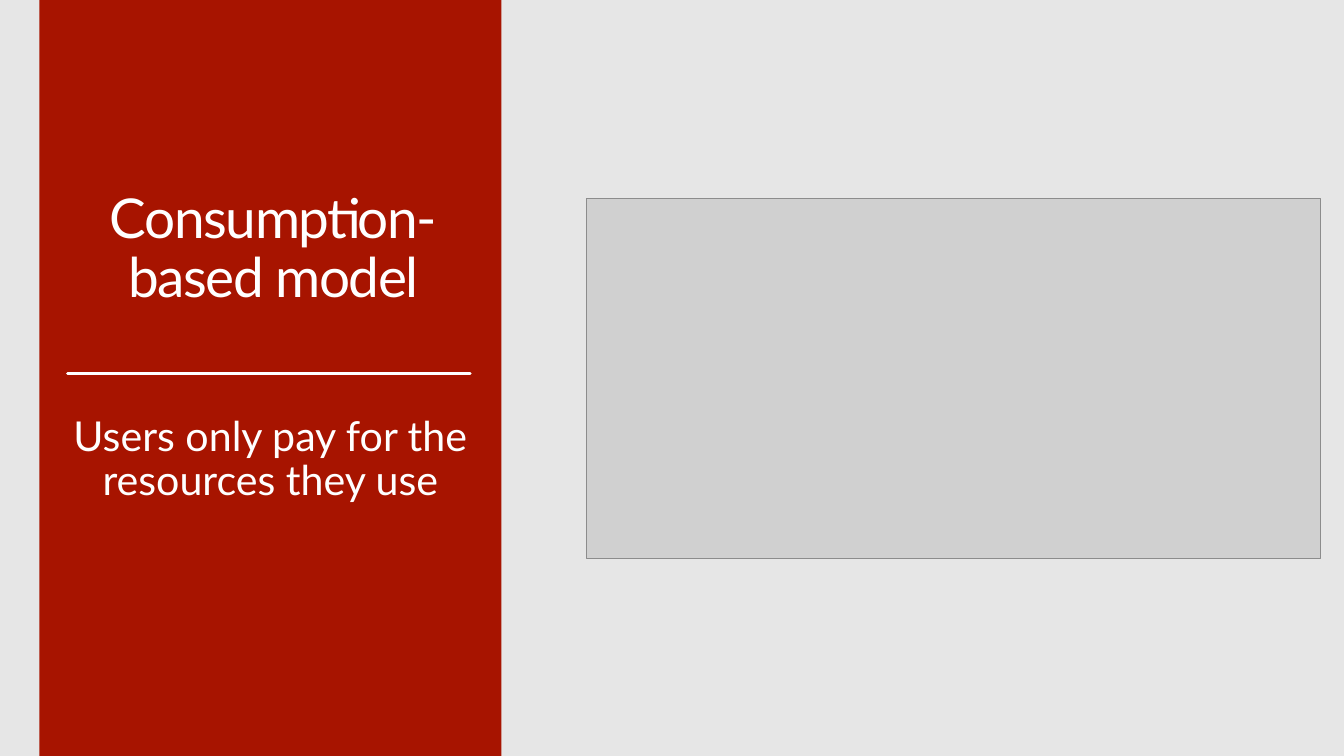
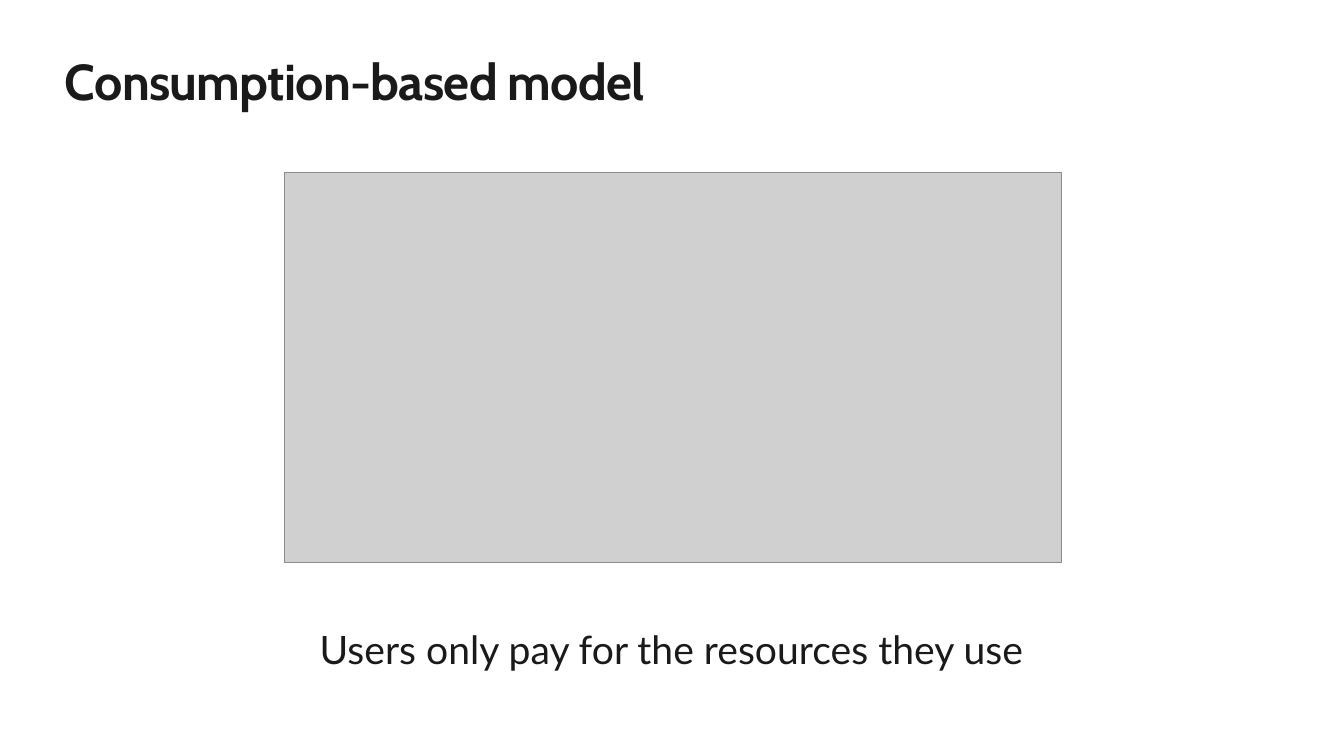
Before and after one commit to CSA-OCP-GER/azure-fundamentals-v2, a slide deck: slide 9 of 1_cloudconcepts/1_cloudconcept.pptx (slide 10 before the commit). Drawn at 1344x756 pixels with LibreOffice and Linux fonts; fonts in the diff are those of the drawing; grey boxes stand for pictures; background and template pictures are left out. Boxes give left, top, right and bottom in pixels: in the first picture for what was removed or moved away, otherwise in the second. Text is boxed around its words. In the diff, an @@ line names an element or a change of style, - is before the commit and + after.

```diff
--- a/1_cloudconcepts/1_cloudconcept.pptx
+++ b/1_cloudconcepts/1_cloudconcept.pptx
@@ background #E6E6E6 to #FFFFFF @@
@@ rectangle removed at bbox=[40, 0, 502, 756] @@
@@ title at bbox=[65, 62, 645, 111]: text changed; size 40 to 36.7 pt; font Lato to Cabin; text colour #FFFFFF to #1A1A1A; bold on @@
-Consumption-
-based model
+Consumption-based model
@@ picture: place and size @@
-picture at bbox=[586, 199, 1320, 558]
+picture at bbox=[285, 172, 1061, 562]
@@ line removed from (67, 374) to (470, 374) @@
@@ text "Users only pay for the ...": place and size @@
-text "Users only pay for the ..." at bbox=[73, 420, 467, 502]
+text "Users only pay for the ..." at bbox=[320, 635, 1023, 671]
@@ text "Users only pay for the ..." at bbox=[320, 635, 1023, 671]: size 30 to 28.6 pt, text colour #FFFFFF to #1A1A1A; line spacing 0.9 to 1; less space between paragraphs @@
```
Also in this commit, not shown: 8 other slides changed, 1 slide added, 2 slides removed, 1 other file.
